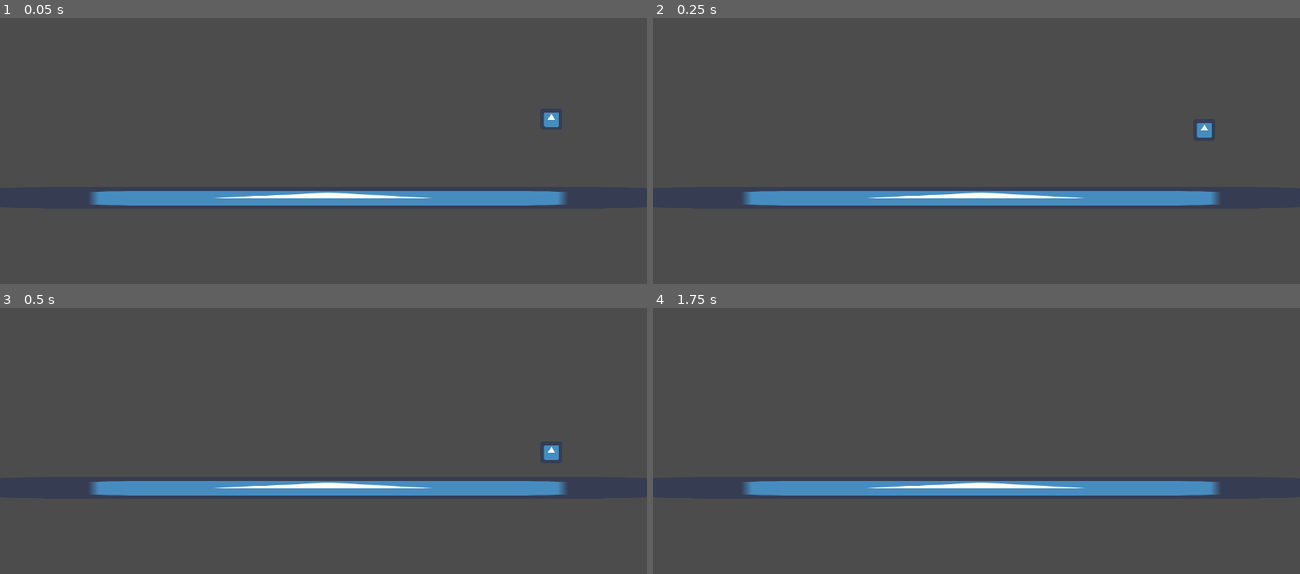
Above: before the commit, frames 1-4 (two rows, left to right).
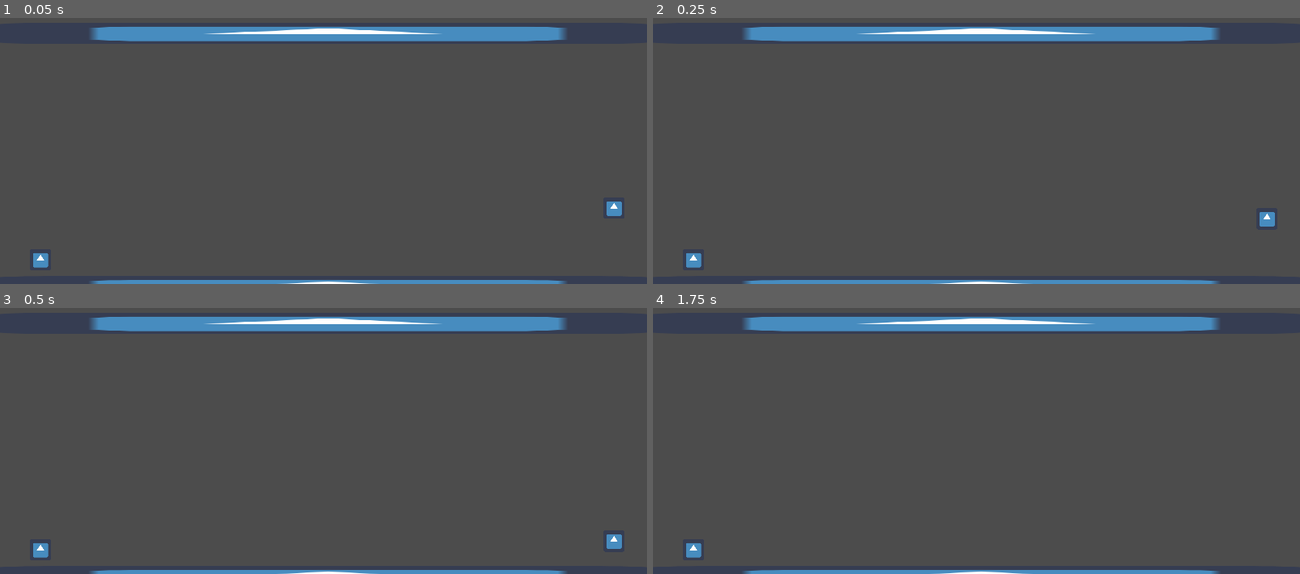
Above: after the commit, the same moments.

Repository: moisesjbc/a-la-cama
Game: Godot game, scene res://gameplay/main/main.tscn
Same seed, same stepped clock (60 frames per second), same inputs: the game is played once before the commit and once after it. The engine's default icon, where the game draws it, is replaced by a stand-in: a white triangle on a blue panel in a dark square.
Inputs:
- Up to frame 1 (0.05 s): no input
- Up to frame 2 (0.25 s): no input
- Up to frame 3 (0.5 s): no input
- Up to frame 4 (1.75 s): hold D (ui_right) from 0.53 s (still down)

The runs differ from the first frame. In frame 1, 9.5% of the frame differs, in the area x 5-97%, y 3-100%; in frame 2, 9.5%; in frame 3, 9.5%; in frame 4, 9.2%.

Commit message:
Add next level loading

Diff:
--- /dev/null
+++ b/godot-project/gameplay/level/level.gd
@@ -0,0 +1,12 @@
+extends Node2D
+
+
+signal player_reached_bed
+
+
+func _on_bed_body_entered(body):
+	emit_signal("player_reached_bed")
+
+
+func get_player_spawn_position():
+	return $fixed_elements/player_spawn_position.global_position
--- /dev/null
+++ b/godot-project/gameplay/level/level.tscn
@@ -0,0 +1,32 @@
+[gd_scene load_steps=5 format=2]
+
+[ext_resource path="res://gameplay/floor/floor.tscn" type="PackedScene" id=1]
+[ext_resource path="res://icon.png" type="Texture" id=2]
+[ext_resource path="res://gameplay/level/level.gd" type="Script" id=3]
+
+[sub_resource type="RectangleShape2D" id=1]
+extents = Vector2( 32.5, 32 )
+
+[node name="level" type="Node2D"]
+script = ExtResource( 3 )
+
+[node name="roof" parent="." instance=ExtResource( 1 )]
+position = Vector2( 0, 328 )
+
+[node name="fixed_elements" type="Node2D" parent="."]
+
+[node name="bed" type="Area2D" parent="fixed_elements"]
+position = Vector2( 120, 1000 )
+collision_layer = 4
+
+[node name="sprite" type="Sprite" parent="fixed_elements/bed"]
+texture = ExtResource( 2 )
+
+[node name="collision_shape" type="CollisionShape2D" parent="fixed_elements/bed"]
+position = Vector2( -0.5, 0 )
+shape = SubResource( 1 )
+
+[node name="player_spawn_position" type="Position2D" parent="fixed_elements"]
+position = Vector2( 1816, 1000 )
+
+[connection signal="body_entered" from="fixed_elements/bed" to="." method="_on_bed_body_entered"]
--- /dev/null
+++ b/godot-project/gameplay/levels/levels.gd
@@ -0,0 +1,38 @@
+extends Node2D
+
+onready var level_scene = preload("res://gameplay/level/level.tscn")
+onready var distance_between_levels: int = get_child(1).position.y - get_child(0).position.y
+var level_distance = 0
+export var LEVEL_CHANGING_SPEED: int = 700
+var player
+
+
+func _ready():
+	get_child(0).connect("player_reached_bed", self, "next_level")
+
+
+func next_level():
+	player.visible = false
+	get_child(0).disconnect("player_reached_bed", self, "next_level")
+
+	# Create a new level on the "backlog"
+	var new_level = level_scene.instance()
+	add_child(new_level)
+	new_level.position.y = get_child(2).position.y + distance_between_levels
+
+	# Destroy top level
+	get_child(0).queue_free()
+
+	# Start levels movement by setting a distance for moving them.
+	level_distance = distance_between_levels
+
+
+func _process(delta):
+	if level_distance > 0:
+		var offset = min(LEVEL_CHANGING_SPEED * delta, level_distance)
+		level_distance -= offset
+		translate(Vector2(0, -offset))
+		if level_distance == 0:
+			player.global_position = get_child(0).get_player_spawn_position()
+			player.visible = true
+			get_child(0).connect("player_reached_bed", self, "next_level")
--- /dev/null
+++ b/godot-project/gameplay/levels/levels.tscn
@@ -0,0 +1,16 @@
+[gd_scene load_steps=3 format=2]
+
+[ext_resource path="res://gameplay/level/level.tscn" type="PackedScene" id=1]
+[ext_resource path="res://gameplay/levels/levels.gd" type="Script" id=2]
+
+[node name="levels" type="Node2D"]
+position = Vector2( 0, 8 )
+script = ExtResource( 2 )
+
+[node name="0" parent="." instance=ExtResource( 1 )]
+
+[node name="1" parent="." instance=ExtResource( 1 )]
+position = Vector2( 0, 752 )
+
+[node name="2" parent="." instance=ExtResource( 1 )]
+position = Vector2( 0, 1504 )
--- /dev/null
+++ b/godot-project/gameplay/main/main.gd
@@ -0,0 +1,17 @@
+extends Node2D
+
+
+# Declare member variables here. Examples:
+# var a = 2
+# var b = "text"
+
+
+# Called when the node enters the scene tree for the first time.
+func _ready():
+	$levels.player = $player
+	pass # Replace with function body.
+
+
+# Called every frame. 'delta' is the elapsed time since the previous frame.
+#func _process(delta):
+#	pass
--- a/godot-project/gameplay/main/main.tscn
+++ b/godot-project/gameplay/main/main.tscn
@@ -1,12 +1,13 @@
-[gd_scene load_steps=3 format=2]
+[gd_scene load_steps=4 format=2]
 
 [ext_resource path="res://gameplay/player/player.tscn" type="PackedScene" id=1]
-[ext_resource path="res://gameplay/floor/floor.tscn" type="PackedScene" id=2]
+[ext_resource path="res://gameplay/levels/levels.tscn" type="PackedScene" id=2]
+[ext_resource path="res://gameplay/main/main.gd" type="Script" id=3]
 
 [node name="main" type="Node2D"]
-
-[node name="floor" parent="." instance=ExtResource( 2 )]
-position = Vector2( 0, 824 )
+script = ExtResource( 3 )
 
 [node name="player" parent="." instance=ExtResource( 1 )]
-position = Vector2( 1636, 589 )
+position = Vector2( 1822, 853 )
+
+[node name="levels" parent="." instance=ExtResource( 2 )]
--- a/godot-project/project.godot
+++ b/godot-project/project.godot
@@ -51,6 +51,7 @@
 
 2d_physics/layer_1="player"
 2d_physics/layer_2="platform"
+2d_physics/layer_3="bed"
 
 [physics]
 
